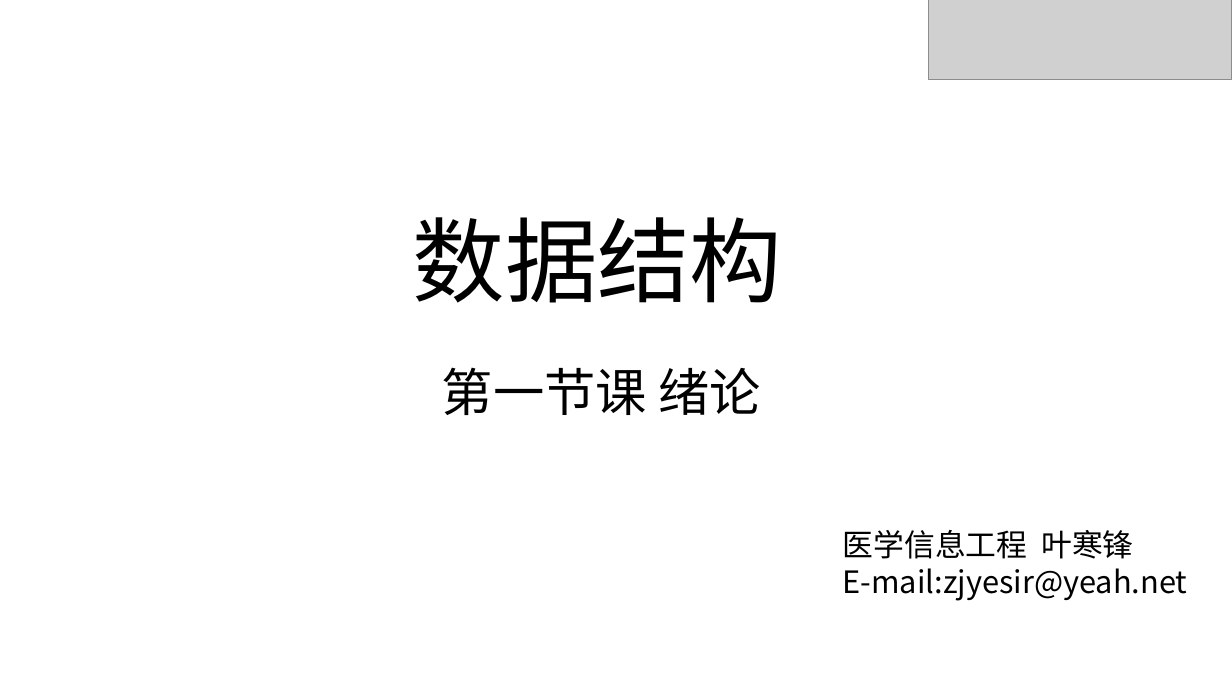
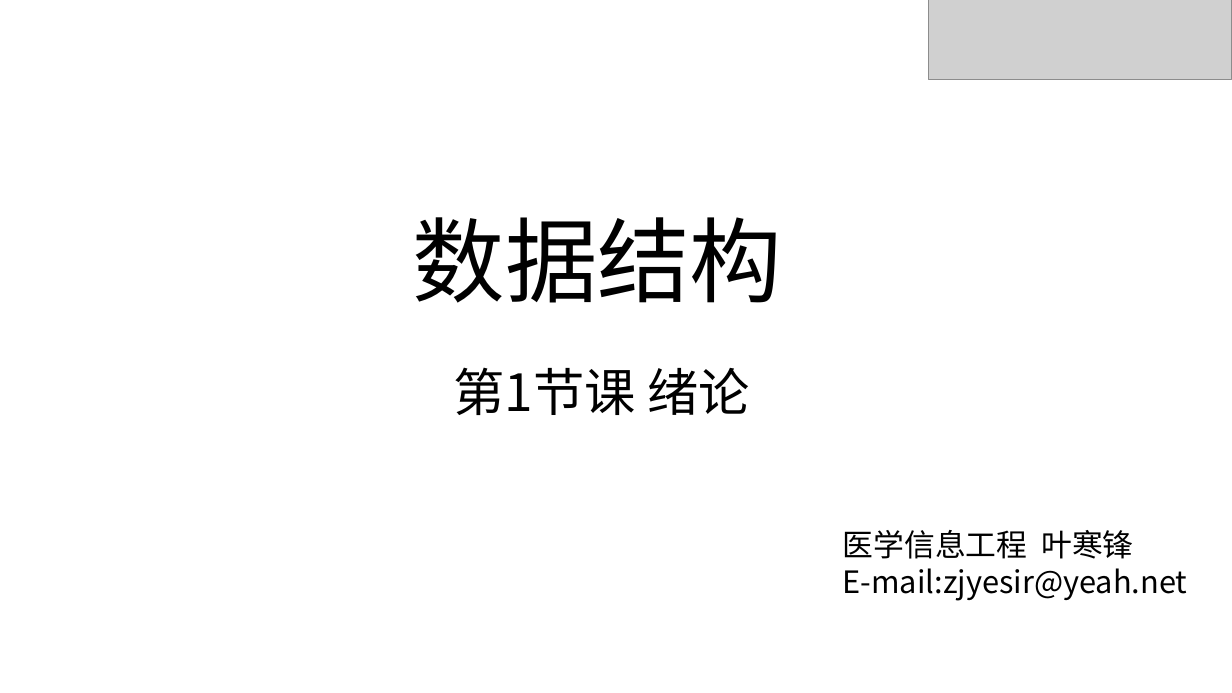
Before and after one commit to zjyesir/hmc_data_structure, a slide deck: slide 1 of ppt/1.1绪论.pptx. Drawn at 1232x693 pixels with LibreOffice and Linux fonts; fonts in the diff are those of the drawing; grey boxes stand for pictures; background and template pictures are left out. Boxes give left, top, right and bottom in pixels: in the first picture for what was removed or moved away, otherwise in the second. Text is boxed around its words. In the diff, an @@ line names an element or a change of style, - is before the commit and + after.

```diff
--- a/ppt/1.1绪论.pptx
+++ b/ppt/1.1绪论.pptx
@@ text at <box>453,367,750,415</box>: text changed @@
-第一节课 绪论
+第1节课 绪论
```
Also in this commit, not shown: 8 other files.
